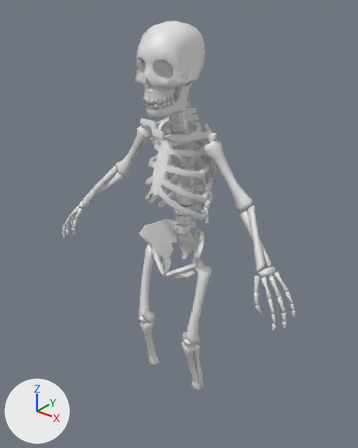
Renders of the Blender file Assets/Blends/char-skeleton.blend from each side of a commit.
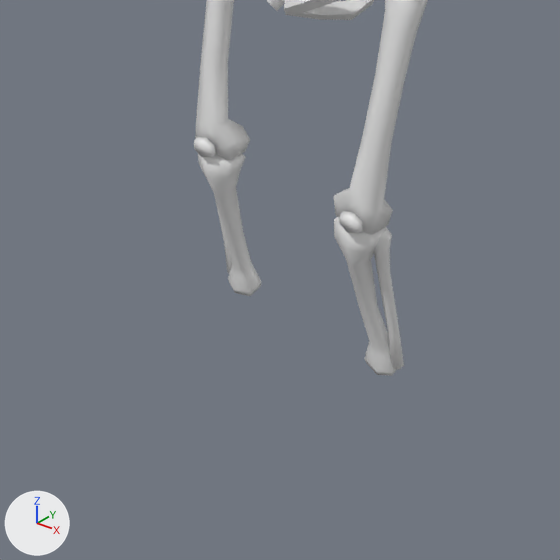
Each version is shown whole from a 50 mm camera at (1.376, -1.69, 1.106) aimed at (0.018, 0.008, 0.054), then close up on the part from 22% to 70% of the width and 61% to 100% of the height. The axes (+X, +Y, +Z) are drawn at lower left. The lights are the same throughout.

Objects in the first close-up: 'char-skeleton'.
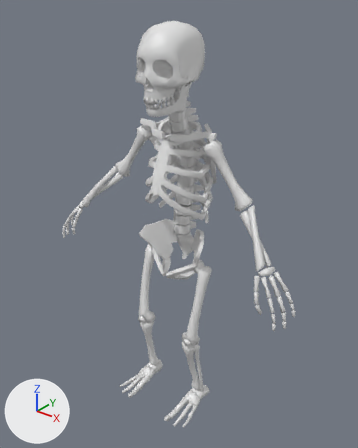
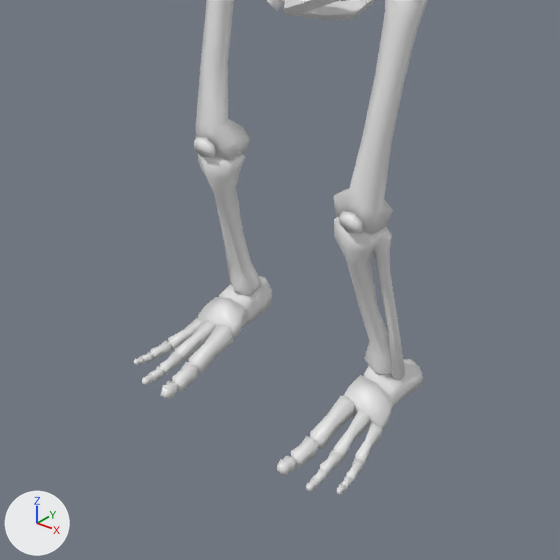
Boxes [x1, y1, x2, y2] around the edits, measured in the close-ups (560 x 560 px):
'char-skeleton', reshaped
    before: [194, 0, 428, 376]
    after: [133, 0, 428, 494]
part 1 of me_char_skeleton, built on
    before: [224, 242, 404, 376]
    after: [133, 242, 423, 494]

The change, as a diff of the scene's bpy script:
```diff
--- a/Assets/Blends/char-skeleton.blend.py
+++ b/Assets/Blends/char-skeleton.blend.py
@@ me_char_skeleton @@
 # used by ob_char_skeleton; location = (0.0, 0.0, 0.0); rotation_euler = (1.571, 0.0, 0.0), in degrees (90, 0, 0); scale = (1.9, 1.9, 1.9)
-me_char_skeleton.from_pydata(...)  # 1785 vertices, 1608 faces; spans x 0.0..0.367, y -0.473..0.51, z -0.088..0.097
+me_char_skeleton.from_pydata(...)  # 2077 vertices, 1876 faces; spans x 0.0..0.367, y -0.514..0.51, z -0.088..0.133
+# me_char_skeleton part 1: 16 vertices moved from x 0.091..0.103, y -0.471..-0.463, z -0.004..0.011 to x 0.091..0.103, y -0.48..-0.464, z -0.006..0.011; 292 vertices added at x 0.064..0.123, y -0.514..-0.472, z -0.035..0.133
 me_char_skeleton.materials.append(mat_material)
```
